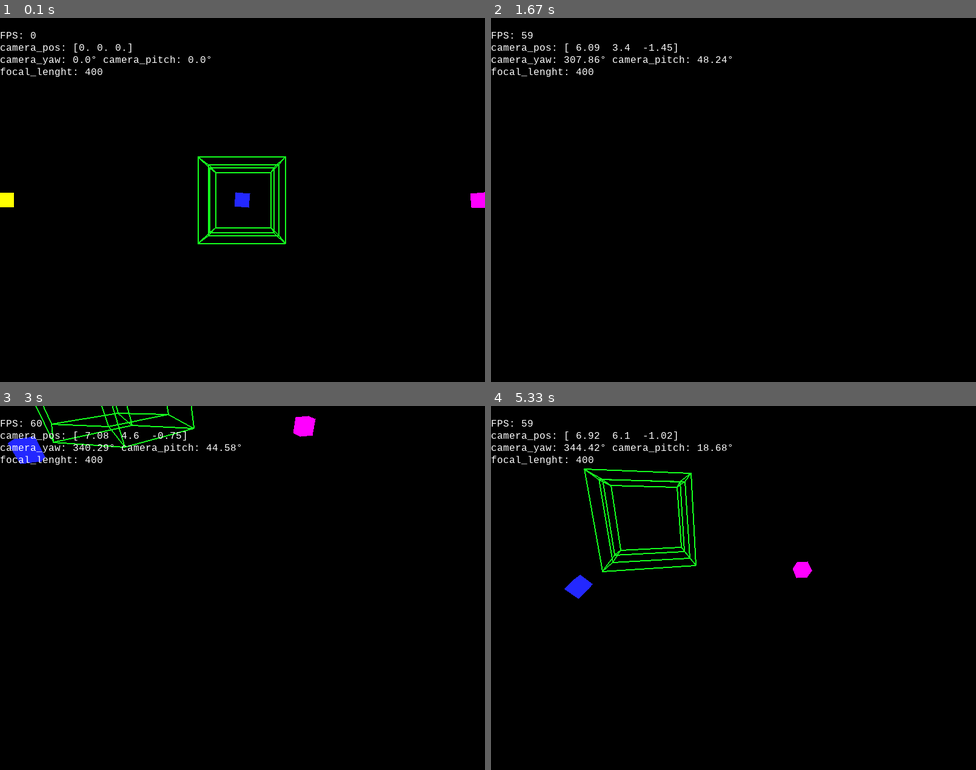
Above: before the commit, frames 1-4 (two rows, left to right).
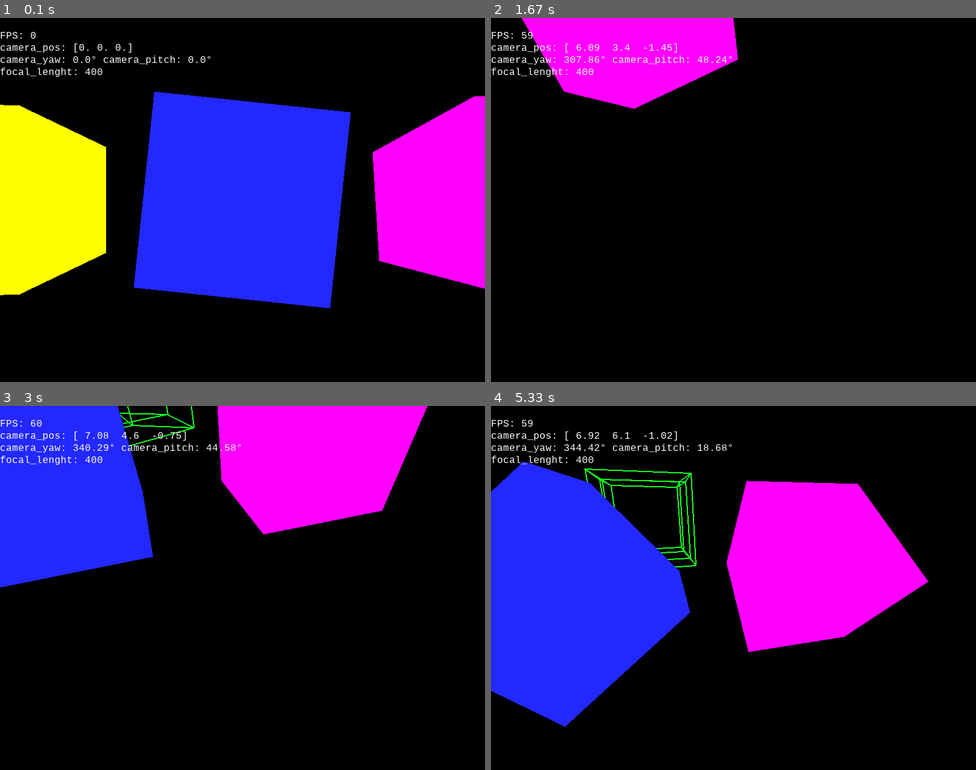
Above: after the commit, the same moments.

Repository: DoubleCitizen/pygame_3d_engine
Game: pygame game, started from main.py
The game is run twice, just before and just after one commit, with the same random seed, the same clock (stepped at 60 frames per second) and the same inputs.
Inputs (mouse positions are in pixels of both pictures, inside the frame that each line leads up to):
- Up to frame 1 (0.1 s): no input
- Up to frame 2 (1.67 s): hold Space 0.33-0.8 s; hold D 0.33-0.8 s; move the mouse to (714, 214) at 0.37 s; hold D 0.83-1.3 s; move the mouse to (583, 287) at 0.87 s; tap Space at 0.9, 1.2, 1.4 s; tap Shift at 0.98 s; hold W 1.33-1.63 s; move the mouse to (772, 276) at 1.37 s
- Up to frame 3 (3 s): hold D 1.67-2.13 s; move the mouse to (87, 518) at 1.7 s; tap Space at 1.73, 2.03, 2.23, 2.53, 2.8 s; hold A 2.17-2.7 s; move the mouse to (397, 464) at 2.2 s; tap Shift at 2.32 s; hold S from 2.73 s (still down); move the mouse to (106, 646) at 2.77 s
- Up to frame 4 (5.33 s): release S at 3.03 s; hold A 3.07-3.47 s; move the mouse to (646, 719) at 3.1 s; tap Space at 3.13, 3.43, 3.57, 3.97, 4.27, 4.63, 5.03 s; hold W 3.5-3.87 s; move the mouse to (670, 529) at 3.53 s; tap Shift at 3.65, 5.12 s; hold D 3.9-4.53 s; move the mouse to (617, 493) at 3.93 s; hold S 4.57-4.93 s; move the mouse to (563, 715) at 4.6 s; hold A from 4.97 s (still down); move the mouse to (578, 507) at 5 s

The runs differ from the first frame. In frame 1, 41% of the frame differs, in the area x 0-100%, y 20-80%; in frame 2, 7.9%; in frame 3, 24%; in frame 4, 34%.

Commit message:
Refactor camera handling and rendering in 3D engine; add Camera class, update Renderer3D for task queuing, and enhance Cube face definitions.

Diff:
--- a/main.py
+++ b/main.py
@@ -1,9 +1,9 @@
 import pygame
 import sys
-import camera
 import numpy as np
 import my_math
 from objects.cube import Cube
+from objects.camera import Camera
 from objects.tesseract import Tesseract
 from pygame_ext.renderer_3d import Renderer3D
 
@@ -27,63 +27,27 @@
 # Создаем шрифт для HUD (название системного шрифта, размер в пикселях)
 hud_font = pygame.font.SysFont('Consolas', 18)
 
-# # Точка прямо перед нами
-# point_coords, _, visible = camera.project_3d_to_2d(np.array([0, 0, 15], dtype=float), FOCAL, SCREEN_WIDTH, SCREEN_HEIGHT)
-# print(f"Пиксели: {point_coords}, Видна на экране: {visible}")
-
-# # Точка прямо перед нами
-# point_coords, _, visible = camera.project_3d_to_2d(np.array([10, 0, 15], dtype=float), FOCAL, SCREEN_WIDTH, SCREEN_HEIGHT)
-# print(f"Пиксели: {point_coords}, Видна на экране: {visible}")
-
-# # Точка прямо перед нами
-# point_coords, _, visible = camera.project_3d_to_2d(np.array([0, 10, 15], dtype=float), FOCAL, SCREEN_WIDTH, SCREEN_HEIGHT)
-# print(f"Пиксели: {point_coords}, Видна на экране: {visible}")
-
-# point_coords, _, visible = camera.project_3d_to_2d(np.array([10, 10, 15], dtype=float), FOCAL, SCREEN_WIDTH, SCREEN_HEIGHT)
-# print(f"Пиксели: {point_coords}, Видна на экране: {visible}")
-
-
-# # Точка прямо перед нами
-# point_coords, _, visible = camera.project_3d_to_2d(np.array([5, 5, 20], dtype=float), FOCAL, SCREEN_WIDTH, SCREEN_HEIGHT)
-# print(f"Пиксели: {point_coords}, Видна на экране: {visible}")
-
-# # Точка прямо перед нами
-# point_coords, _, visible = camera.project_3d_to_2d(np.array([15, 5, 20], dtype=float), FOCAL, SCREEN_WIDTH, SCREEN_HEIGHT)
-# print(f"Пиксели: {point_coords}, Видна на экране: {visible}")
-
-# # Точка прямо перед нами
-# point_coords, _, visible = camera.project_3d_to_2d(np.array([5, 15, 20], dtype=float), FOCAL, SCREEN_WIDTH, SCREEN_HEIGHT)
-# print(f"Пиксели: {point_coords}, Видна на экране: {visible}")
-
-# point_coords, _, visible = camera.project_3d_to_2d(np.array([15, 15, 20], dtype=float), FOCAL, SCREEN_WIDTH, SCREEN_HEIGHT)
-# print(f"Пиксели: {point_coords}, Видна на экране: {visible}")
-
-
-camera_pos = np.array([0,0,0], dtype=float)
-camera_velocity = np.array([0.0, 0.0, 0.0])
-
-speed = 0.1
-
 pygame.mouse.set_visible(False)
 # Захватываем мышь внутри окна (чтобы она не вылетала за пределы экрана)
 pygame.event.set_grab(True)
 
 # Углы поворота камеры (накапливаем их)
-camera_yaw = 0.0   # Влево-вправо
-camera_pitch = 0.0 # Вверх-вниз
-mouse_sensitivity = 0.002 # Чувствительность мыши
+# camera_yaw = 0.0   # Влево-вправо
+# camera_pitch = 0.0 # Вверх-вниз
+# mouse_sensitivity = 0.002 # Чувствительность мыши
 
 # --- ВНУТРИ ГЛАВНОГО ЦИКЛА (вне блока for event) ---
 
 # 1. Получаем смещение мыши с прошлого кадра (dx, dy)
 # dx - движение по горизонтали, dy - по вертикали
 
-cube1 = Cube(np.array([255, 255, 0]), np.array([-20, 0, 20], dtype=float), 1)
-cube2 = Cube(np.array([255, 0, 255]), np.array([20, 0, 20], dtype=float), 1)
-cube3 = Cube(np.array([35, 40, 255]), np.array([0, 0, 20], dtype=float), 1)
+cube1 = Cube(np.array([255, 255, 0]), np.array([-20, 0, 20], dtype=float), 10)
+cube2 = Cube(np.array([255, 0, 255]), np.array([20, 0, 20], dtype=float), 10)
+cube3 = Cube(np.array([35, 40, 255]), np.array([0, 0, 20], dtype=float), 10)
 tesseract = Tesseract(np.array([20, 255, 30]), np.array([0, 0, 120, 0], dtype=float), 5)
 
 renderer_3d = Renderer3D(SCREEN_WIDTH, SCREEN_HEIGHT)
+camera = Camera(pos=np.array([0.0, 0.0, 0.0], dtype=float), focal_length=400.0)
 # Главный цикл
 running = True
 while running:
@@ -93,72 +57,17 @@
             running = False
 
         if event.type == pygame.MOUSEWHEEL:
-            FOCAL += event.y * 20
-            if FOCAL < 0:
-                FOCAL = 0
+            camera.focal_length += event.y * 20
+            if camera.focal_length < 0:
+                camera.focal_length = 0
 
+    # Получаем состояние клавиш и мыши
     keys = pygame.key.get_pressed()
     mouse_dx, mouse_dy = pygame.mouse.get_rel()
-    # print(f"mouse_dx = {mouse_dx}")
-    # print(f"mouse_dy = {mouse_dy}")
-    # Обнуляем скорость каждый кадр
-    camera_velocity = np.array([0.0, 0.0, 0.0])
 
-    camera_yaw -= (mouse_sensitivity * mouse_dx)
-    camera_yaw %= 2 * np.pi
-    # camera_yaw = max(-(np.pi), min(np.pi, camera_yaw))
-    camera_pitch += (mouse_sensitivity * mouse_dy)
-    # camera_pitch %= 2 * np.pi
-    camera_pitch = max(-(np.pi/2), min(np.pi/2, camera_pitch))
-
-
-
-    # --- Ось Z (Вперед / Назад) ---
-    # if keys[pygame.K_w]:
-    #     X = speed * np.sin(camera_yaw)
-    #     Z = speed * np.cos(camera_yaw)
-    #     camera_velocity = np.array([X, 0, Z], dtype=float)
-    #     # camera_velocity[2] = +speed      # Плюс Z
-    # if keys[pygame.K_s]:
-    #     X = speed * np.sin(camera_yaw)
-    #     Z = speed * np.cos(camera_yaw)
-    #     camera_velocity = np.array([-X, 0, -Z], dtype=float)
-    #     # camera_velocity[2] = -speed     # Минус Z
-    if keys[pygame.K_w]:
-        camera_velocity[0] -= speed * np.sin(camera_yaw)
-        camera_velocity[2] += speed * np.cos(camera_yaw)
-
-    # Назад
-    if keys[pygame.K_s]:
-        camera_velocity[0] += speed * np.sin(camera_yaw)
-        camera_velocity[2] -= speed * np.cos(camera_yaw)
-
-    # Влево (стрейф)
-    if keys[pygame.K_a]:
-        camera_velocity[0] -= speed * np.cos(camera_yaw)
-        camera_velocity[2] -= speed * np.sin(camera_yaw)
-
-    # Вправо (стрейф)
-    if keys[pygame.K_d]:
-        camera_velocity[0] += speed * np.cos(camera_yaw)
-        camera_velocity[2] += speed * np.sin(camera_yaw)
-
-    if keys[pygame.K_SPACE]:
-        camera_velocity[1] += speed
-
-    if keys[pygame.K_LSHIFT]:
-        camera_velocity[1] -= speed
-
-
-    # # --- Ось X (Влево / Вправо) ---
-    # if keys[pygame.K_a]:
-    #     camera_velocity[0] = -speed      # Плюс X
-    # if keys[pygame.K_d]:
-    #     camera_velocity[0] = +speed     # Минус X
-
-    # 3. Применяем итоговую скорость к координатам
-    print(camera_pos)
-    camera_pos += camera_velocity
+    # Передаем всё это камере — пускай сама разбирается!
+    camera.handle_input(keys, mouse_dx, mouse_dy)
+    camera.update()
 
     # 3. Очистка экрана (заливаем черным каждый кадр)
     screen.fill(BLACK)
@@ -184,18 +93,20 @@
     # POINTS_COORDS6 += camera_velocity
     # POINTS_COORDS7 += camera_velocity
     # POINTS_COORDS8 += camera_velocity
-    renderer_3d.draw_object(cube1, screen, FOCAL, camera_pos, camera_yaw, camera_pitch)
+    renderer_3d.add_queue_render_task(cube1, screen, FOCAL, camera.pos, camera.yaw, camera.pitch)
     cube1.rotate_in(my_math.grad2rad(1))
-    renderer_3d.draw_object(cube2, screen, FOCAL, camera_pos, camera_yaw, camera_pitch)
+    renderer_3d.add_queue_render_task(cube2, screen, FOCAL, camera.pos, camera.yaw, camera.pitch)
     cube2.rotate_in(0, my_math.grad2rad(1))
-    renderer_3d.draw_object(cube3, screen, FOCAL, camera_pos, camera_yaw, camera_pitch)
+    renderer_3d.add_queue_render_task(cube3, screen, FOCAL, camera.pos, camera.yaw, camera.pitch)
     cube3.rotate_in(0, 0, my_math.grad2rad(1))
-    renderer_3d.draw_object(tesseract, screen, FOCAL, camera_pos, camera_yaw, camera_pitch)
+    renderer_3d.add_queue_render_task(tesseract, screen, FOCAL, camera.pos, camera.yaw, camera.pitch)
     tesseract.rotate_in(hyper_yaw=0.01, hyper_roll=0.005)
 
+    renderer_3d.draw_objects()
+
     fps_text = f"FPS: {int(clock.get_fps())}"
-    camera_pos_text = f"camera_pos: {np.round(camera_pos, 2)}"
-    camera_rotate_text = f"camera_yaw: {round(my_math.rad2grad(camera_yaw), 2)}° camera_pitch: {round(my_math.rad2grad(camera_pitch), 2)}°"
+    camera_pos_text = f"camera_pos: {np.round(camera.pos, 2)}"
+    camera_rotate_text = f"camera_yaw: {round(my_math.rad2grad(camera.yaw), 2)}° camera_pitch: {round(my_math.rad2grad(camera.pitch), 2)}°"
     focal_text = f"focal_lenght: {FOCAL}"
 
     fps_surface = hud_font.render(fps_text, True, WHITE)
--- a/my_math.py
+++ b/my_math.py
@@ -5,3 +5,10 @@
 
 def rad2grad(rad: float) -> float:
     return (rad / np.pi) * 180
+
+def get_distance(pos1: np.ndarray, pos2: np.ndarray) -> float:
+    sum_sqr_dif: float = 0
+    for p1, p2 in zip(pos1, pos2):
+        sum_sqr_dif += (p1 - p2) * (p1 - p2)
+    distance = np.sqrt(sum_sqr_dif)
+    return distance
--- a/objects/base_objects.py
+++ b/objects/base_objects.py
@@ -14,7 +14,7 @@
         self._yaw: float = 0
         self._pitch: float = 0
         self._roll: float = 0
-        self._center: float = 0
+        self._center: np.ndarray = 0
 
     def get_edges(self) -> tuple[tuple]:
         return self._edges
@@ -34,6 +34,9 @@
             N = np.cross(AB, BC)
             normals.append(N)
         return normals
+
+    def get_center(self) -> np.ndarray:
+        return self._center
 
     def get_pos3d(self) -> list[np.ndarray]:
         if not self._is_created:
--- /dev/null
+++ b/objects/camera.py
@@ -0,0 +1,60 @@
+import numpy as np
+import pygame
+
+class Camera:
+    def __init__(self, pos: np.ndarray = np.array([0.0, 0.0, 0.0], dtype=float), focal_length: float = 400.0):
+        self.pos: np.ndarray = pos
+        self.focal_length: float = focal_length
+
+        # Углы поворота (накапливаем внутри класса)
+        self.yaw: float = 0.0   # Влево-вправо
+        self.pitch: float = 0.0 # Вверх-вниз
+
+        # Настройки чувствительности и скорости
+        self.mouse_sensitivity: float = 0.002
+        self.speed: float = 0.1
+        self.velocity: np.ndarray = np.array([0.0, 0.0, 0.0])
+
+    def handle_input(self, keys, mouse_dx, mouse_dy):
+        """Собирает ввод с мыши и клавиатуры и считает скорость движения."""
+        # 1. Повороты от мыши
+        self.yaw -= (self.mouse_sensitivity * mouse_dx)
+        self.yaw %= 2 * np.pi
+
+        self.pitch += (self.mouse_sensitivity * mouse_dy)
+        self.pitch = max(-(np.pi/2), min(np.pi/2, self.pitch))
+
+        # 2. Движение (Обнуляем скорость перед расчетом новых нажатий)
+        self.velocity = np.array([0.0, 0.0, 0.0])
+
+        # Вперед
+        if keys[pygame.K_w]:
+            self.velocity[0] -= self.speed * np.sin(self.yaw)
+            self.velocity[2] += self.speed * np.cos(self.yaw)
+
+        # Назад
+        if keys[pygame.K_s]:
+            self.velocity[0] += self.speed * np.sin(self.yaw)
+            self.velocity[2] -= self.speed * np.cos(self.yaw)
+
+        # Влево (стрейф)
+        if keys[pygame.K_a]:
+            self.velocity[0] -= self.speed * np.cos(self.yaw)
+            self.velocity[2] -= self.speed * np.sin(self.yaw)
+
+        # Вправо (стрейф)
+        if keys[pygame.K_d]:
+            self.velocity[0] += self.speed * np.cos(self.yaw)
+            self.velocity[2] += self.speed * np.sin(self.yaw)
+
+        # Вверх (Прыжок)
+        if keys[pygame.K_SPACE]:
+            self.velocity[1] += self.speed
+
+        # Вниз (Присесть)
+        if keys[pygame.K_LSHIFT]:
+            self.velocity[1] -= self.speed
+
+    def update(self):
+        """Применяет скорость к виртуальной позиции камеры."""
+        self.pos += self.velocity
--- a/objects/cube.py
+++ b/objects/cube.py
@@ -23,6 +23,13 @@
             self._coords3d.append(np.array([+x0, +x0, +x0], dtype=float) + self._center)
 
             self._edges = ((0, 1), (1, 3), (3, 2), (0, 2), (4, 5), (5, 7), (7, 6), (4, 6), (0, 4), (1, 5), (2, 6), (3, 7))
-            self._faces = ((0, 1, 3, 2), (4, 5, 7, 6), (0, 4, 6, 2), (0, 1, 5, 4), (1, 5, 7, 3), (2, 3, 7, 6))
+            self._faces = (
+                (0, 2, 3, 1), # Передняя (Z-)
+                (4, 5, 7, 6), # Задняя (Z+)
+                (0, 4, 6, 2), # Левая (X-)
+                (1, 3, 7, 5), # Правая (X+)
+                (0, 1, 5, 4), # Нижняя (Y-)
+                (2, 6, 7, 3)  # Верхняя (Y+)
+            )
 
             self._is_created = True
--- /dev/null
+++ b/objects/surface.py
@@ -0,0 +1,5 @@
+import numpy as np
+
+class Surface:
+    def __init__(self, pos: np.ndarray):
+        self._pos = pos
--- a/pygame_ext/renderer_3d.py
+++ b/pygame_ext/renderer_3d.py
@@ -1,48 +1,80 @@
 import pygame
 import numpy as np
+import my_math
 from objects.base_objects import BaseObjects3D
 from camera import project_3d_to_2d_linear
 
 class Renderer3D:
     def __init__(self, screen_width, screen_height):
         self._screen_width, self._screen_height = screen_width, screen_height
+        self._queue_render_task: list = []
 
-    def draw_object(self, obj: BaseObjects3D, screen, focal_lenght, camera_pos, angle_yaw, angle_pitch):
-        points2d_coords = []
-        point3d_coords = obj.get_pos3d()  # Тессеракт отдаст уже готовые 3D проекции!
+    def add_queue_render_task(self, obj: BaseObjects3D, screen, focal_lenght, camera_pos, angle_yaw, angle_pitch):
+        self._queue_render_task.append((obj, screen, focal_lenght, camera_pos, angle_yaw, angle_pitch))
 
-        # Проецируем 3D точки на 2D экран камеры
-        for point3d_coord in point3d_coords:
-            proj_res = project_3d_to_2d_linear(point3d_coord, focal_lenght, self._screen_width, self._screen_height, camera_pos, angle_yaw, angle_pitch)
-            points2d_coords.append(proj_res[0])
+    def draw_objects(self):
+        distances_and_id: list[list] = []
+        for i, render_task in enumerate(self._queue_render_task):
+            obj, screen, focal_lenght, camera_pos, angle_yaw, angle_pitch = render_task
+            distance = my_math.get_distance(obj.get_center(), camera_pos)
+            distances_and_id.append((i, distance))
 
-        faces = obj.get_faces()
-        edges = obj.get_edges()
-        normals = obj.get_facets_normals()
+        distances_and_id.sort(key=lambda x: x[1], reverse=True)
 
-        # Отрисовка полигонов (если они есть)
-        for face, edge, normal in zip(faces, edges, normals):
-            N = normal
-            A = point3d_coords[edge[0]]
-            V = A - camera_pos
-            D = np.dot(V, N) # Честное скалярное произведение векторов
+        for dist_id in distances_and_id:
 
-            # ИСПРАВЛЕНО: Если скалярное произведение меньше нуля — грань смотрит на камеру
-            if True or D < 0:
-                if (points2d_coords[face[0]] is not None and
-                    points2d_coords[face[1]] is not None and
-                    points2d_coords[face[2]] is not None and
-                    points2d_coords[face[3]] is not None):
+            index, distance = dist_id
 
-                    pygame.draw.polygon(screen, obj.get_color(), [
-                        points2d_coords[face[0]],
-                        points2d_coords[face[1]],
-                        points2d_coords[face[2]],
-                        points2d_coords[face[3]]
-                    ])
+            obj, screen, focal_lenght, camera_pos, angle_yaw, angle_pitch = self._queue_render_task[index]
 
-        # Если у объекта нет граней (только каркас), рисуем линиями
-        if not faces:
-            for edge in edges:
-                if points2d_coords[edge[0]] is not None and points2d_coords[edge[1]] is not None:
-                    pygame.draw.line(screen, obj.get_color(), points2d_coords[edge[0]], points2d_coords[edge[1]], 2)
+            points2d_coords = []
+            point3d_coords = obj.get_pos3d()  # Тессеракт отдаст уже готовые 3D проекции!
+
+            # Проецируем 3D точки на 2D экран камеры
+            for point3d_coord in point3d_coords:
+                proj_res = project_3d_to_2d_linear(point3d_coord, focal_lenght, self._screen_width, self._screen_height, camera_pos, angle_yaw, angle_pitch)
+                points2d_coords.append(proj_res[0])
+
+            faces = obj.get_faces()
+            edges = obj.get_edges()
+            normals = obj.get_facets_normals()
+
+            # Отрисовка полигонов (если они есть)
+            for face, edge, normal in zip(faces, edges, normals):
+                p0 = points2d_coords[face[0]]
+                p1 = points2d_coords[face[1]]
+                p2 = points2d_coords[face[2]]
+
+                # Проверяем, что все точки грани видны на экране
+                if (p0 is not None and points2d_coords[face[1]] is not None and
+                    points2d_coords[face[2]] is not None and points2d_coords[face[3]] is not None):
+
+                    # Считаем два 2D-вектора прямо на плоскости экрана
+                    # Вектор от первой точки ко второй
+                    dx1 = p1[0] - p0[0]
+                    dy1 = p1[1] - p0[1]
+                    # Вектор от второй точки к третьей
+                    dx2 = p2[0] - p1[1] # Опечатка у тебя в индексах face могла быть, берем p2 и p1
+                    dx2 = p2[0] - p1[0]
+                    dy2 = p2[1] - p1[1]
+
+                    # Косое (векторное) произведение в 2D пространстве экрана
+                    # Оно показывает направление закрутки вершин (Winding Order)
+                    cross_2d = dx1 * dy2 - dy1 * dx2
+
+                    # Если оно меньше нуля — грань повернута к нам лицевой стороной
+                    # (Если куб исчезнет, а изнанка останется — просто поменяй знак на > 0)
+                    if cross_2d < 0:
+                        pygame.draw.polygon(screen, obj.get_color(), [
+                            points2d_coords[face[0]],
+                            points2d_coords[face[1]],
+                            points2d_coords[face[2]],
+                            points2d_coords[face[3]]
+                        ])
+                # Если у объекта нет граней (только каркас), рисуем линиями
+            if not faces:
+                for edge in edges:
+                    if points2d_coords[edge[0]] is not None and points2d_coords[edge[1]] is not None:
+                        pygame.draw.line(screen, obj.get_color(), points2d_coords[edge[0]], points2d_coords[edge[1]], 2)
+
+        self._queue_render_task = []
